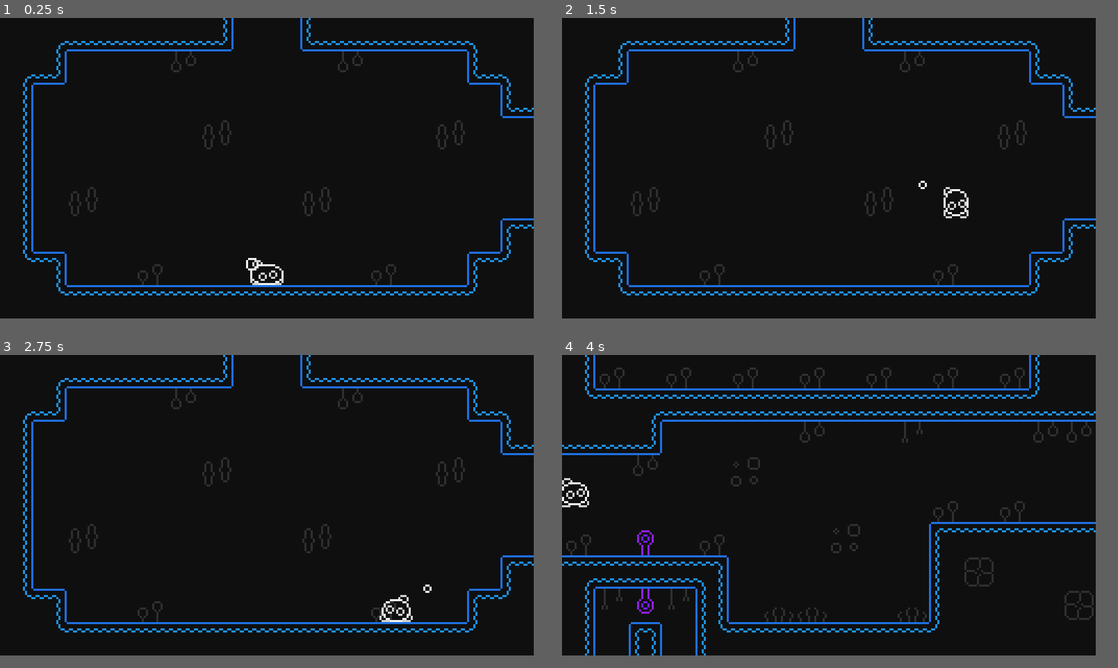
Above: before the commit, frames 1-4 (two rows, left to right).
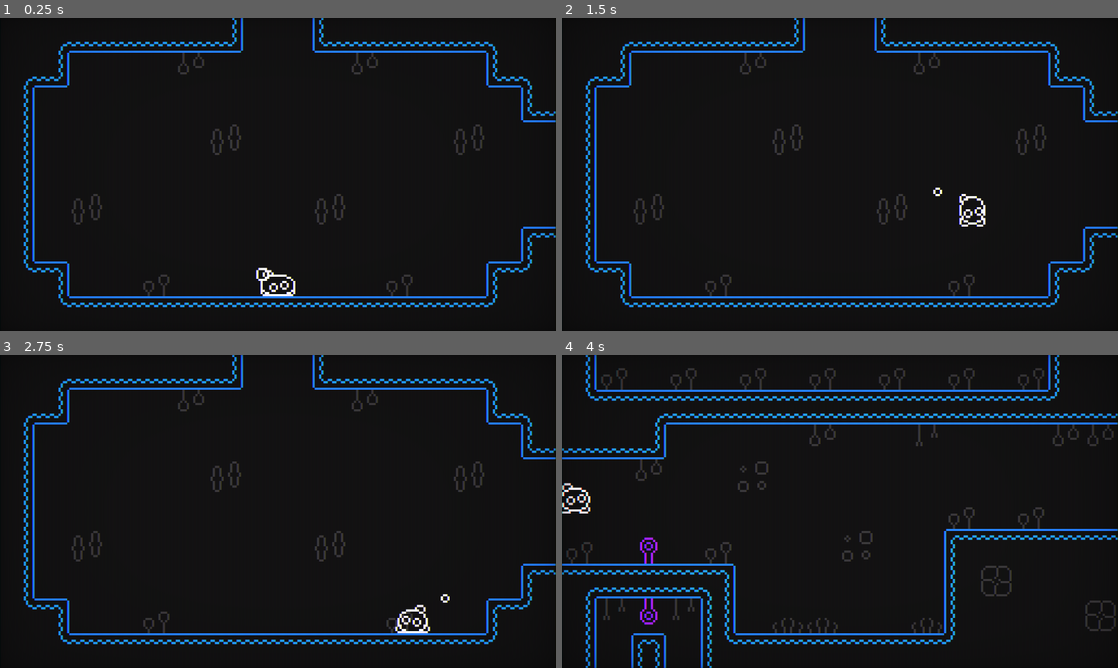
Above: after the commit, the same moments.

Repository: RaulArgenteCortes/Boobl_Repo
Game: Godot game, scene res://Scenes/Scene_CRT.tscn
Same seed, same stepped clock (60 frames per second), same inputs: the game is played once before the commit and once after it. Before the commit the project starts from res://Scenes/Scene_Gameplay.tscn.
Inputs:
- Up to frame 1 (0.25 s): no input
- Up to frame 2 (1.5 s): hold D (gameplay_right) from 0.53 s (still down); tap Space (gameplay_jump) at 0.77 s
- Up to frame 3 (2.75 s): tap Space (gameplay_jump) at 1.52 s; release D (gameplay_right) at 2.03 s; hold A (gameplay_left) from 2.03 s (still down)
- Up to frame 4 (4 s): release A (gameplay_left) at 2.78 s; hold D (gameplay_right) from 2.78 s (still down); tap Space (gameplay_jump) at 3.02, 3.77 s
In our replay, the window is 768x432 before the commit and 800x450 after it. These sizes can differ from the game's own. Grey fills any space a smaller window leaves; there, only what the larger window draws over its background counts as a difference.

The runs differ from the first frame. In frame 1, 8.6% of the frame differs, in the area x 4-100%, y 0-93%; in frame 2, 8.6%; in frame 3, 8.5%; in frame 4, 15%, in the area x 0-100%, y 0-100%.

Commit message:
New CRT shader

Diff:
--- a/boobl-project/Prefabs/CRT.tscn
+++ b/boobl-project/Prefabs/CRT.tscn
@@ -54,7 +54,6 @@
 offset_bottom = 144.0
 
 [node name="ColorRect2" type="ColorRect" parent="." unique_id=151442750]
-visible = false
 material = SubResource("ShaderMaterial_j48ks")
 layout_mode = 0
 offset_right = 256.0
--- /dev/null
+++ b/boobl-project/Scenes/Scene_CRT.tscn
@@ -0,0 +1,50 @@
+[gd_scene format=3 uid="uid://0107pksk8rxq"]
+
+[ext_resource type="PackedScene" uid="uid://d25m3tgmqh5mf" path="res://Scenes/Scene_Gameplay.tscn" id="1_7cb3f"]
+[ext_resource type="Shader" uid="uid://d27bh3gqoxr7h" path="res://Shaders/Shader_CRT.gdshader" id="2_q2v3o"]
+
+[sub_resource type="ShaderMaterial" id="ShaderMaterial_3fho2"]
+shader = ExtResource("2_q2v3o")
+shader_parameter/resolution = Vector2(1280, 720)
+shader_parameter/scan_line_amount = 0.250000011875
+shader_parameter/warp_amount = 0.0
+shader_parameter/noise_amount = 0.0
+shader_parameter/interference_amount = 0.0
+shader_parameter/grille_amount = 0.10000000475
+shader_parameter/grille_size = 1.0
+shader_parameter/vignette_amount = 0.250000011875
+shader_parameter/vignette_intensity = 0.250000011875
+shader_parameter/aberation_amount = 0.50000002375
+shader_parameter/roll_line_amount = 0.0
+shader_parameter/roll_speed = 3.7999999946691787e-07
+shader_parameter/scan_line_strength = -5.999999715
+shader_parameter/pixel_strength = -4.0
+
+[node name="Scene_CRT" type="Node2D" unique_id=696192565]
+
+[node name="CanvasLayer" type="CanvasLayer" parent="." unique_id=2097487906]
+
+[node name="SubViewportContainer" type="SubViewportContainer" parent="CanvasLayer" unique_id=2017706002]
+anchors_preset = 15
+anchor_right = 1.0
+anchor_bottom = 1.0
+grow_horizontal = 2
+grow_vertical = 2
+stretch = true
+
+[node name="SubViewport" type="SubViewport" parent="CanvasLayer/SubViewportContainer" unique_id=2065686340]
+handle_input_locally = false
+snap_2d_transforms_to_pixel = true
+canvas_item_default_texture_filter = 0
+size = Vector2i(1280, 720)
+render_target_update_mode = 4
+
+[node name="Scene_Gameplay" parent="CanvasLayer/SubViewportContainer/SubViewport" unique_id=231120268 instance=ExtResource("1_7cb3f")]
+
+[node name="ColorRect" type="ColorRect" parent="CanvasLayer" unique_id=408859298]
+material = SubResource("ShaderMaterial_3fho2")
+anchors_preset = 15
+anchor_right = 1.0
+anchor_bottom = 1.0
+grow_horizontal = 2
+grow_vertical = 2
--- a/boobl-project/Scenes/Scene_Gameplay.tscn
+++ b/boobl-project/Scenes/Scene_Gameplay.tscn
@@ -2,7 +2,6 @@
 
 [ext_resource type="TileSet" uid="uid://coqs24kap1ynq" path="res://TileSets/TileSet_Main.tres" id="1_fe1ul"]
 [ext_resource type="Script" uid="uid://wy633w447g5s" path="res://Scripts/Script_CameraPlayer.gd" id="2_46u2g"]
-[ext_resource type="PackedScene" uid="uid://xjjbcos6iuje" path="res://Prefabs/CRT.tscn" id="3_lly1x"]
 [ext_resource type="PackedScene" uid="uid://q4bl2adi6270" path="res://Prefabs/Player.tscn" id="4_oltn2"]
 [ext_resource type="PackedScene" uid="uid://dln64fm7k53p6" path="res://Prefabs/BubblePlayer.tscn" id="5_71wej"]
 [ext_resource type="PackedScene" uid="uid://lnnjjkoudsqx" path="res://Prefabs/BigBubble.tscn" id="6_75akb"]
@@ -32,13 +31,8 @@
 tile_set = ExtResource("1_fe1ul")
 
 [node name="Camera2D" type="Camera2D" parent="." unique_id=588023569]
+zoom = Vector2(5, 5)
 script = ExtResource("2_46u2g")
-
-[node name="CRT" parent="Camera2D" unique_id=548932900 instance=ExtResource("3_lly1x")]
-visible = false
-anchors_preset = -1
-offset_left = -128.0
-offset_top = -72.0
 
 [node name="Player" parent="." unique_id=1614960923 instance=ExtResource("4_oltn2")]
 position = Vector2(0, 32)
--- a/boobl-project/Scenes/Scene_Test.tscn
+++ b/boobl-project/Scenes/Scene_Test.tscn
@@ -2,7 +2,6 @@
 
 [ext_resource type="TileSet" uid="uid://coqs24kap1ynq" path="res://TileSets/TileSet_Main.tres" id="1_d1igh"]
 [ext_resource type="Script" uid="uid://wy633w447g5s" path="res://Scripts/Script_CameraPlayer.gd" id="2_2uuyd"]
-[ext_resource type="PackedScene" uid="uid://xjjbcos6iuje" path="res://Prefabs/CRT.tscn" id="3_d1ye8"]
 [ext_resource type="PackedScene" uid="uid://q4bl2adi6270" path="res://Prefabs/Player.tscn" id="4_36l56"]
 [ext_resource type="PackedScene" uid="uid://dln64fm7k53p6" path="res://Prefabs/BubblePlayer.tscn" id="5_hdap0"]
 [ext_resource type="PackedScene" uid="uid://lnnjjkoudsqx" path="res://Prefabs/BigBubble.tscn" id="6_d1ye8"]
@@ -29,12 +28,6 @@
 
 [node name="Camera2D" type="Camera2D" parent="." unique_id=1145524175]
 script = ExtResource("2_2uuyd")
-
-[node name="CRT" parent="Camera2D" unique_id=548932900 instance=ExtResource("3_d1ye8")]
-visible = false
-anchors_preset = -1
-offset_left = -128.0
-offset_top = -72.0
 
 [node name="Player" parent="." unique_id=1614960923 instance=ExtResource("4_36l56")]
 position = Vector2(0, 32)
--- a/boobl-project/project.godot
+++ b/boobl-project/project.godot
@@ -11,16 +11,14 @@
 [application]
 
 config/name="Boobl_Project"
-run/main_scene="uid://d25m3tgmqh5mf"
+run/main_scene="uid://0107pksk8rxq"
 config/features=PackedStringArray("4.6", "GL Compatibility")
 config/icon="res://icon.svg"
 
 [display]
 
-window/size/viewport_width=256
-window/size/viewport_height=144
-window/size/window_width_override=1280
-window/size/window_height_override=720
+window/size/viewport_width=1280
+window/size/viewport_height=720
 window/stretch/mode="viewport"
 
 [file_customization]
Not shown: 1 places in boobl-project/Prefabs/CRT.tscn that only renumber resources
